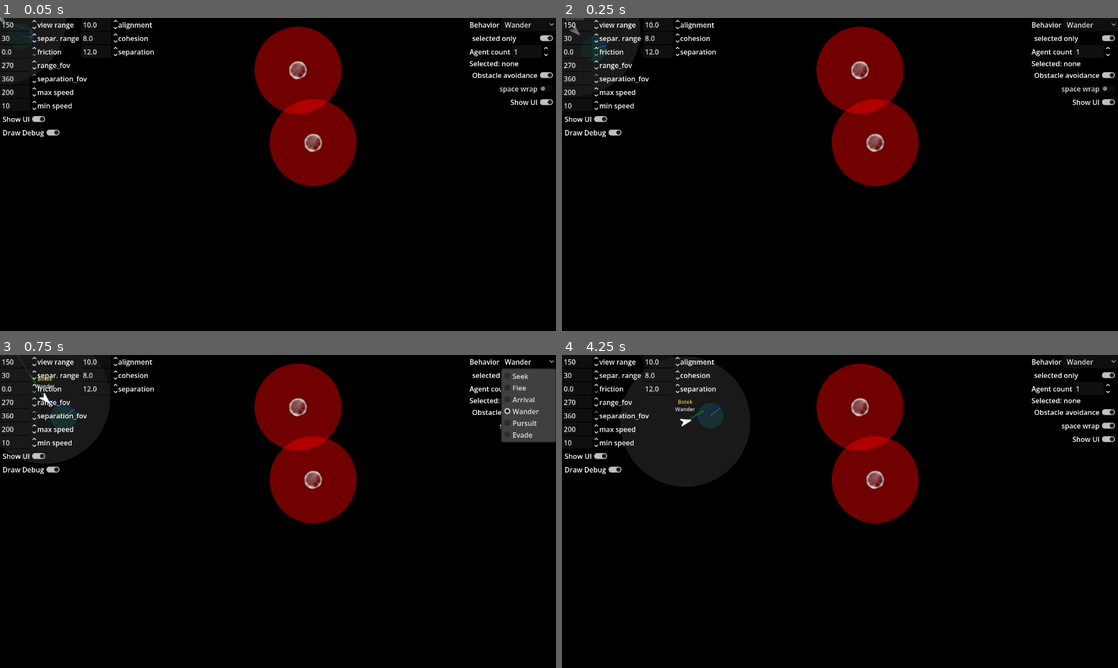
Above: before the commit, frames 1-4 (two rows, left to right).
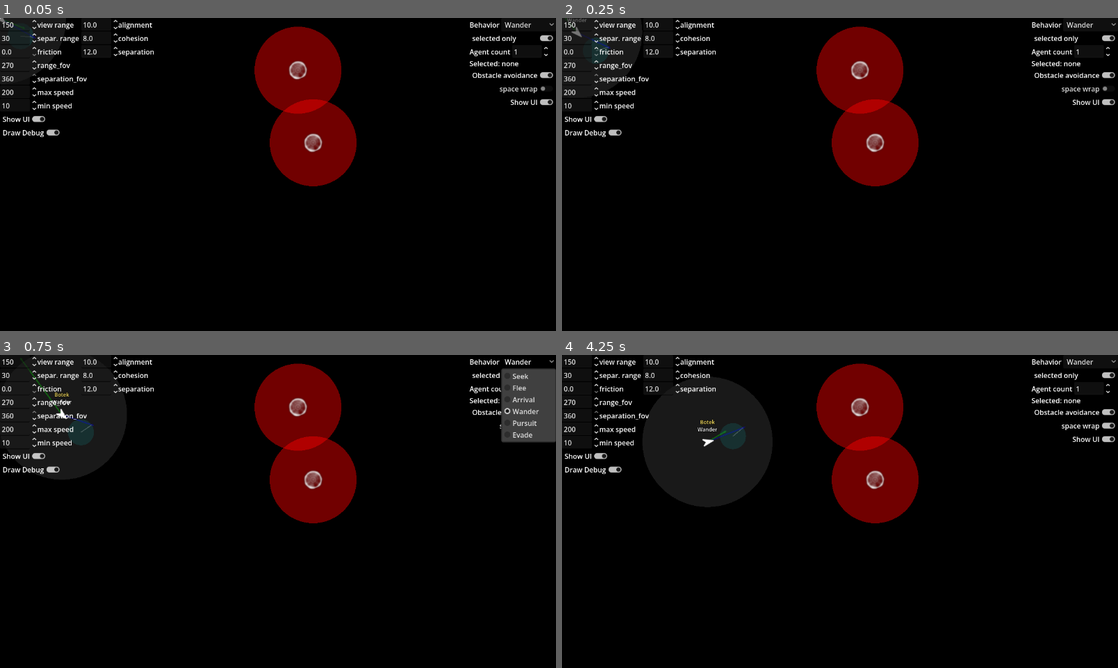
Above: after the commit, the same moments.

Repository: JohnMeadow1/classic_ai_for_games
Game: Godot game, scene res://main.tscn
Two runs of this game, one before a commit and one after it. Both use one fixed random seed, a clock stepped at 60 frames per second and the inputs below.
Inputs:
- Up to frame 1 (0.05 s): no input
- Up to frame 2 (0.25 s): no input
- Up to frame 3 (0.75 s): click "Wander" at 0.5 s
- Up to frame 4 (4.25 s): click "selected only" at 1.25 s; click "Seek" at 2 s; click "Obstacle avoidance" at 2.75 s; click "space wrap" at 3.5 s

Frame 1 is identical in both runs. In frame 2, 0.2% of the frame differs, in the area x 0-15%, y 0-25%; in frame 3, 1.8%; in frame 4, 3.9%, in the area x 10-38%, y 0-49%.

Commit message:
added temporary obstacle and kill move

Diff:
--- a/01_agent_steering/AgentStateMachine.gd
+++ b/01_agent_steering/AgentStateMachine.gd
@@ -14,6 +14,9 @@
 	agent = in_agent
 	behavior_scripts = in_behavior_scripts
 	is_configured = true
+
+func push_timer_to_behavior():
+	current_behavior.timer_timeout()
 
 func change_behavior(behavior_id: int) -> bool:
 	if not is_configured or not behavior_scripts.has(behavior_id):
--- a/01_agent_steering/Botek.gd
+++ b/01_agent_steering/Botek.gd
@@ -137,7 +137,7 @@
 	steering = steering.limit_length(Steering.max_steering_force)
 
 	velocity += steering * delta
-	velocity = velocity.limit_length(Steering.max_speed)
+	#velocity = velocity.limit_length(Steering.max_speed)
 	velocity -= velocity * delta
 	handle_screen_edge()
 
@@ -279,3 +279,9 @@
 
 	var target_velocity := escape_direction.normalized() * Steering.max_speed
 	return steer_toward(target_velocity)
+
+func start_timer():
+	%Timer.start()
+
+func _on_timer_timeout() -> void:
+	state_machine.push_timer_to_behavior()
--- a/01_agent_steering/Botek.tscn
+++ b/01_agent_steering/Botek.tscn
@@ -42,3 +42,9 @@
 theme_override_font_sizes/font_size = 12
 horizontal_alignment = 1
 vertical_alignment = 1
+
+[node name="Timer" type="Timer" parent="." unique_id=1605744621]
+unique_name_in_owner = true
+one_shot = true
+
+[connection signal="timeout" from="Timer" to="." method="_on_timer_timeout"]
--- a/01_agent_steering/behaviors/AgentBehavior.gd
+++ b/01_agent_steering/behaviors/AgentBehavior.gd
@@ -1,11 +1,17 @@
 extends RefCounted
 class_name AgentBehavior
+
+var is_timer_ready := true
 
 func enter(_agent) -> void:
 	pass
 
 func exit(_agent) -> void:
 	pass
+
+func timer_timeout() -> void:
+	is_timer_ready = true
+
 
 func calculate_steering(_agent:Botek, _delta: float) -> Vector2:
 	return Vector2.ZERO
--- a/01_agent_steering/behaviors/EvadeBehavior.gd
+++ b/01_agent_steering/behaviors/EvadeBehavior.gd
@@ -2,6 +2,21 @@
 
 func calculate_steering(agent:Botek,delta: float) -> Vector2:
 	if is_instance_valid(agent.target_agent) and agent.target_agent != agent:
-		var target := predict_position(agent, agent.target_agent.position, agent.target_agent.velocity)
-		return flee(agent, target)
+		var l_distance := agent.position.distance_to(agent.target_agent.position)
+		if l_distance <= Steering.view_range:
+			var target := predict_position(agent, agent.target_agent.position, agent.target_agent.velocity)
+			if is_timer_ready and l_distance <= Steering.view_range * 0.5:
+				_drop_opstacle(agent)
+
+			return flee(agent, target)
+
 	return agent.calculate_wander(delta)
+
+
+
+func _drop_opstacle(agent:Botek) -> void:
+	is_timer_ready = false
+	agent.start_timer()
+	var new_obstacle = preload("res://obstacle_temporary.tscn").instantiate()
+	Steering.obstacle_node.add_child(new_obstacle)
+	new_obstacle.position = agent.position
--- a/01_agent_steering/behaviors/PursuitBehavior.gd
+++ b/01_agent_steering/behaviors/PursuitBehavior.gd
@@ -3,5 +3,20 @@
 func calculate_steering(agent:Botek, delta: float) -> Vector2:
 	if is_instance_valid(agent.target_agent) and agent.target_agent != agent:
 		var target := predict_position(agent, agent.target_agent.position, agent.target_agent.velocity)
+		agent.position += agent.velocity * 0.1 * delta
+		if agent.position.distance_to(agent.target_agent.position) < 20.0:
+			agent.target_agent.queue_free()
+
+		var l_distance := agent.position.distance_to(agent.target_agent.position)
+		if is_timer_ready and l_distance <= Steering.view_range * 0.6:
+			do_attack(agent, 70.0)
+
+
+
 		return seek(agent, target)
 	return agent.calculate_wander(delta)
+
+func do_attack(agent:Botek, in_attack_range:float):
+	agent.start_timer()
+	is_timer_ready = false
+	agent.position += agent.velocity.normalized() * in_attack_range
--- a/01_agent_steering/main.tscn
+++ b/01_agent_steering/main.tscn
@@ -3,7 +3,7 @@
 [ext_resource type="Script" uid="uid://c41rnivvdqvm6" path="res://ObstaclesContainer.gd" id="1_1bvp3"]
 [ext_resource type="PackedScene" uid="uid://c1ecxyptgl5xr" path="res://Botek.tscn" id="2"]
 [ext_resource type="PackedScene" uid="uid://bxybipfmfsfgb" path="res://ui.tscn" id="2_h2yge"]
-[ext_resource type="PackedScene" uid="uid://5p5ufm4ihnow" path="res://Obstacle.tscn" id="3_h2yge"]
+[ext_resource type="PackedScene" uid="uid://5p5ufm4ihnow" path="res://obstacle.tscn" id="3_h2yge"]
 [ext_resource type="Script" uid="uid://lyiblxomyq48" path="res://World2D.gd" id="4_controller"]
 
 [node name="main" type="Node" unique_id=1845128593]
--- /dev/null
+++ b/01_agent_steering/obstacle_temporary.gd
@@ -0,0 +1,10 @@
+extends Node2D
+
+
+func _draw():
+	draw_circle(Vector2.ZERO, 100.0, Color(1.0, 0.0, 0.0, 0.443))
+
+func _ready() -> void:
+	var tween = get_tree().create_tween()
+	tween.tween_property(self, "modulate:a", 0.0, 1.0)
+	tween.tween_callback(queue_free)
--- /dev/null
+++ b/01_agent_steering/obstacle_temporary.tscn
@@ -0,0 +1,11 @@
+[gd_scene format=3 uid="uid://bd57y17pxi3jf"]
+
+[ext_resource type="Script" uid="uid://d0sudeq7burqe" path="res://obstacle_temporary.gd" id="1_1273a"]
+[ext_resource type="Texture2D" uid="uid://cm3ehjos6kefo" path="res://sprites/light_03.png" id="2_ifxtn"]
+
+[node name="ObstacleTemporary" type="Node2D" unique_id=1172701671]
+script = ExtResource("1_1273a")
+
+[node name="Light03" type="Sprite2D" parent="." unique_id=796290372]
+scale = Vector2(0.1, 0.1)
+texture = ExtResource("2_ifxtn")
Not shown, added: 01_agent_steering/obstacle_temporary.gd.uid
